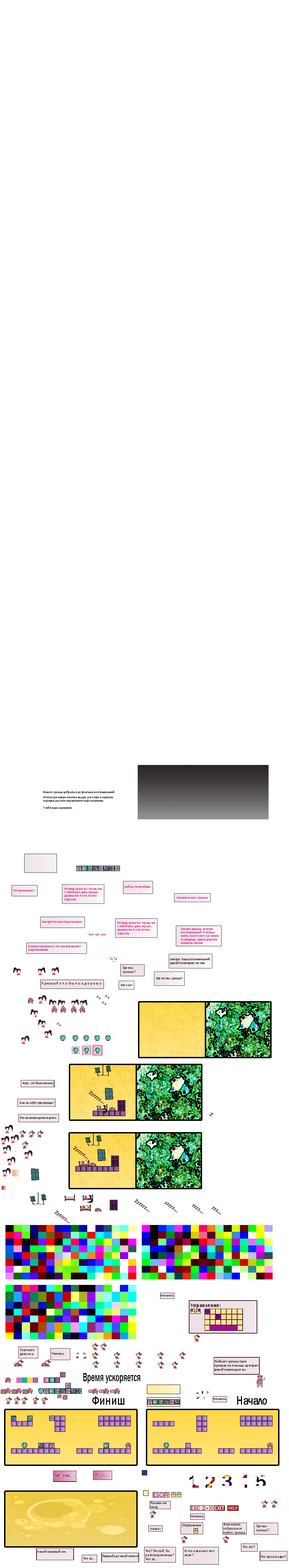
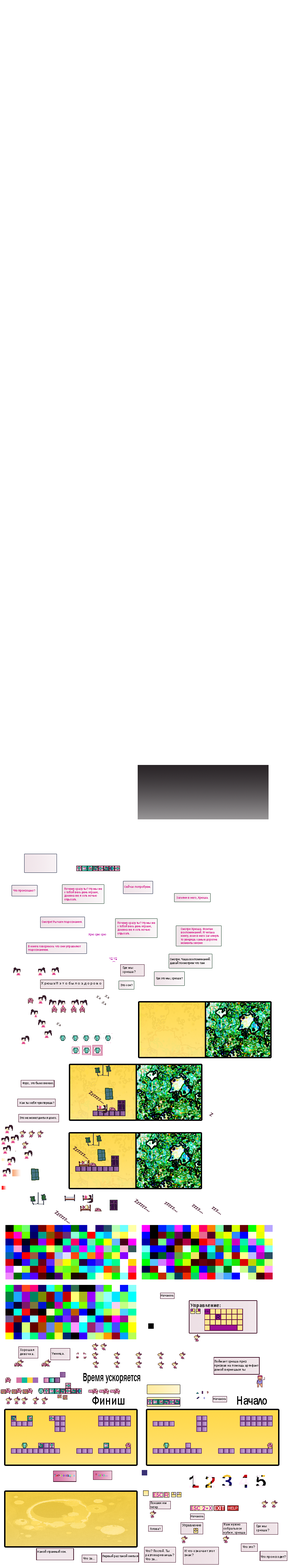
Before/after of a 289×1568 layered artwork. What changed in the layer stack:
painted on "У тебя мало времени." over [42, 806, 73, 810]
painted on "Используя левую кнопку мыши, расставь в нужном порядке рычаги у" over [43, 796, 113, 803]
painted on "Помоги хрюше добраться до фонтана воспоминаний." over [42, 790, 115, 794]
added layer "Слой 8" above "Слой 12 копия" over [148, 1323, 154, 1329]
